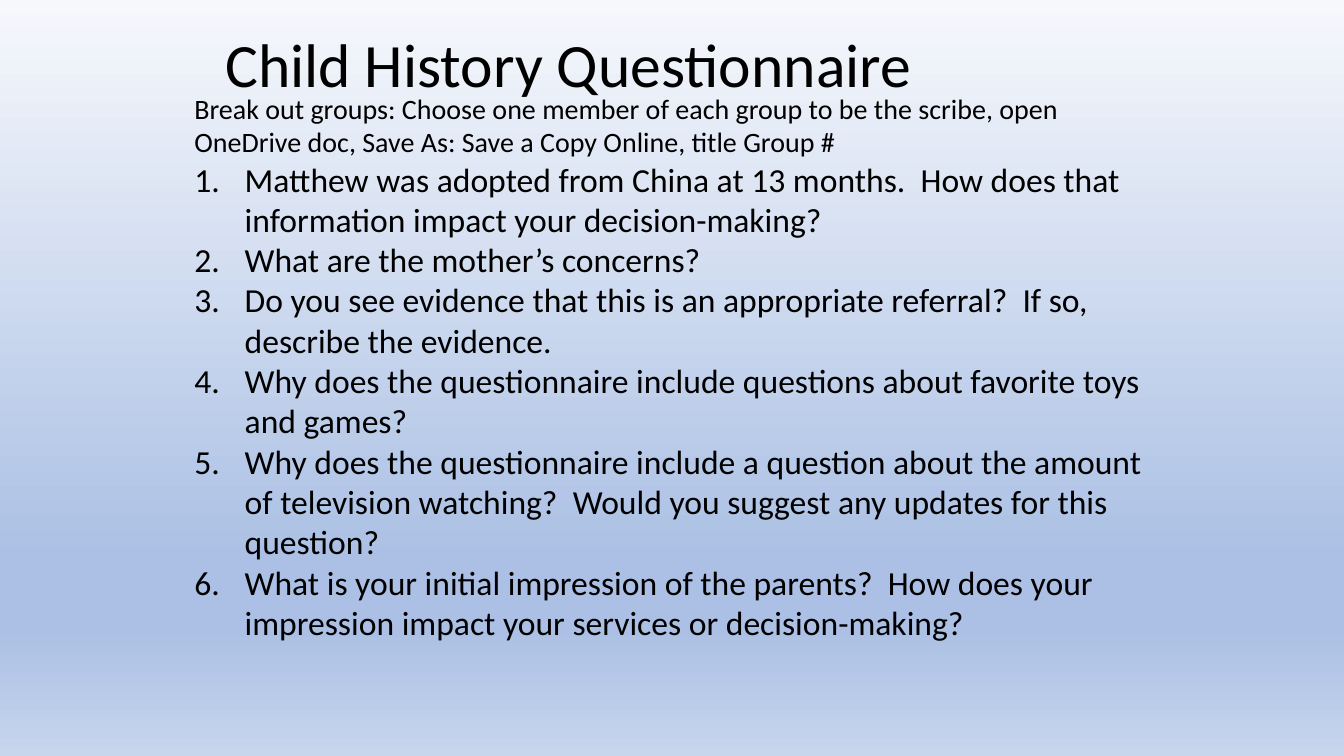
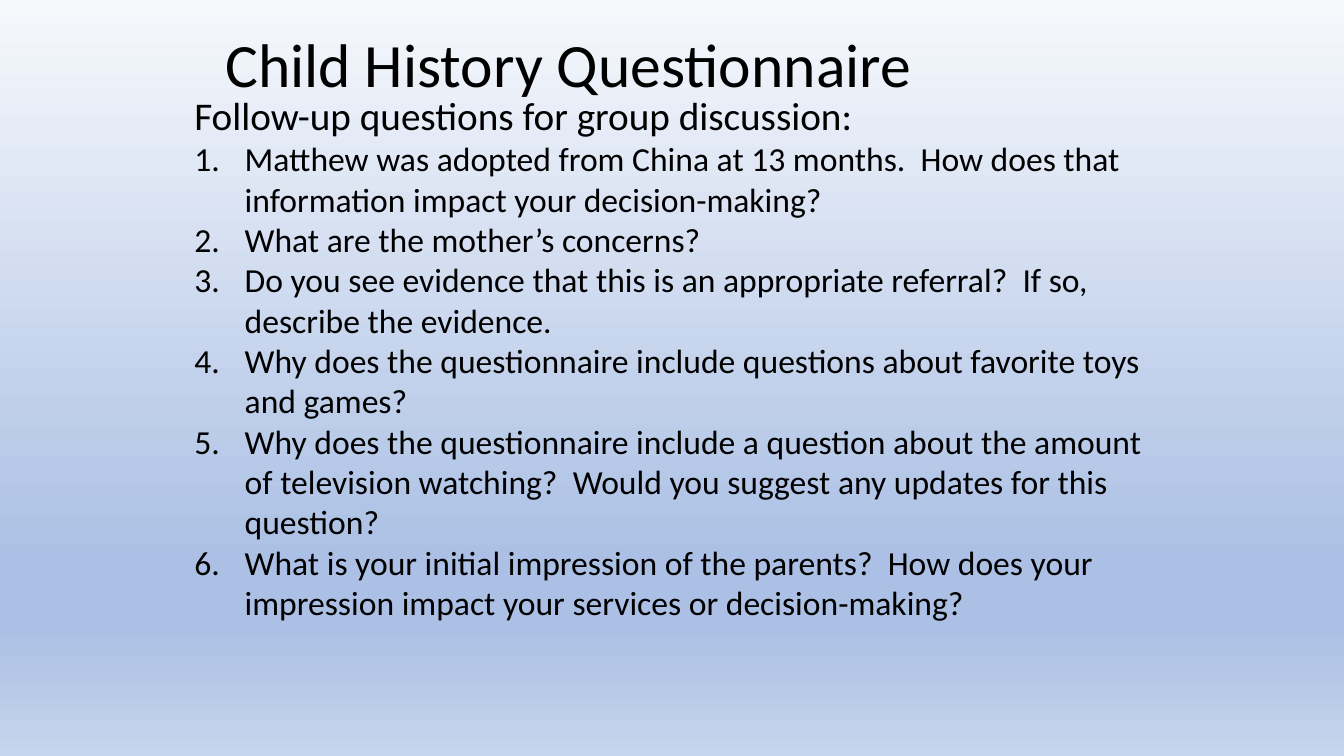
Before and after one commit to Jim-Wright90/cds431_sp22, a slide deck: slide 10 of slides/cds431_week1_2.pptx. Drawn at 1344x756 pixels with LibreOffice and Linux fonts; fonts in the diff are those of the drawing. Boxes give left, top, right and bottom in pixels: in the first picture for what was removed or moved away, otherwise in the second. Text is boxed around its words. In the diff, an @@ line names an element or a change of style, - is before the commit and + after.

```diff
--- a/slides/cds431_week1_2.pptx
+++ b/slides/cds431_week1_2.pptx
@@ text at (194,102,852,137): text changed; size 20 to 28 pt @@
-Break out groups: Choose one member of each group to be the scribe, open OneDrive doc, Save As: Save a Copy Online, title Group #
+Follow-up questions for group discussion:
```
Also in this commit, not shown: 3 other slides changed, 3 other files.
